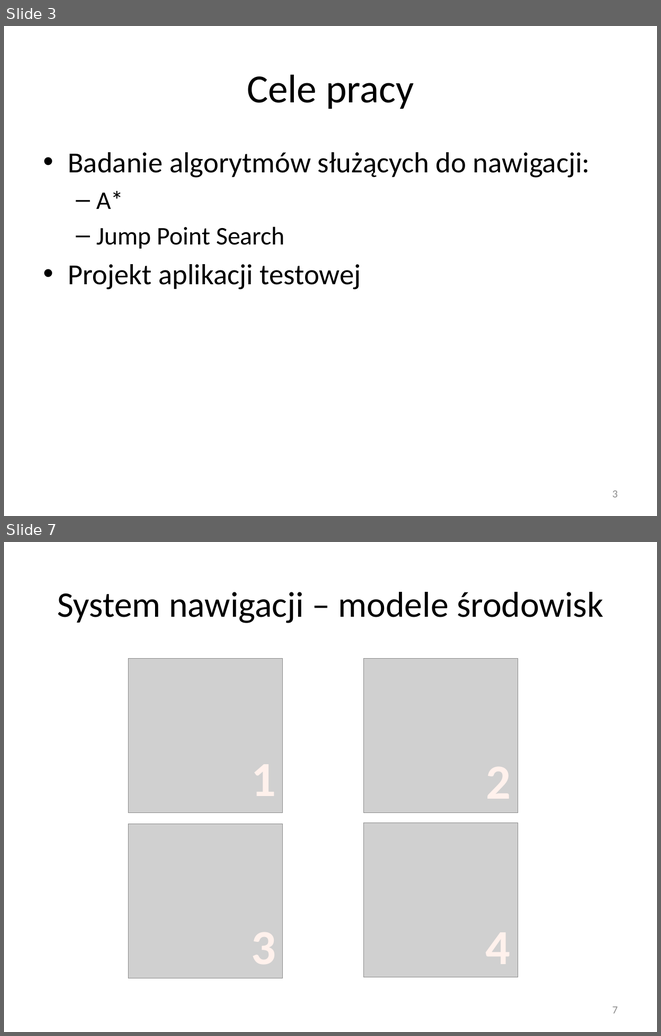
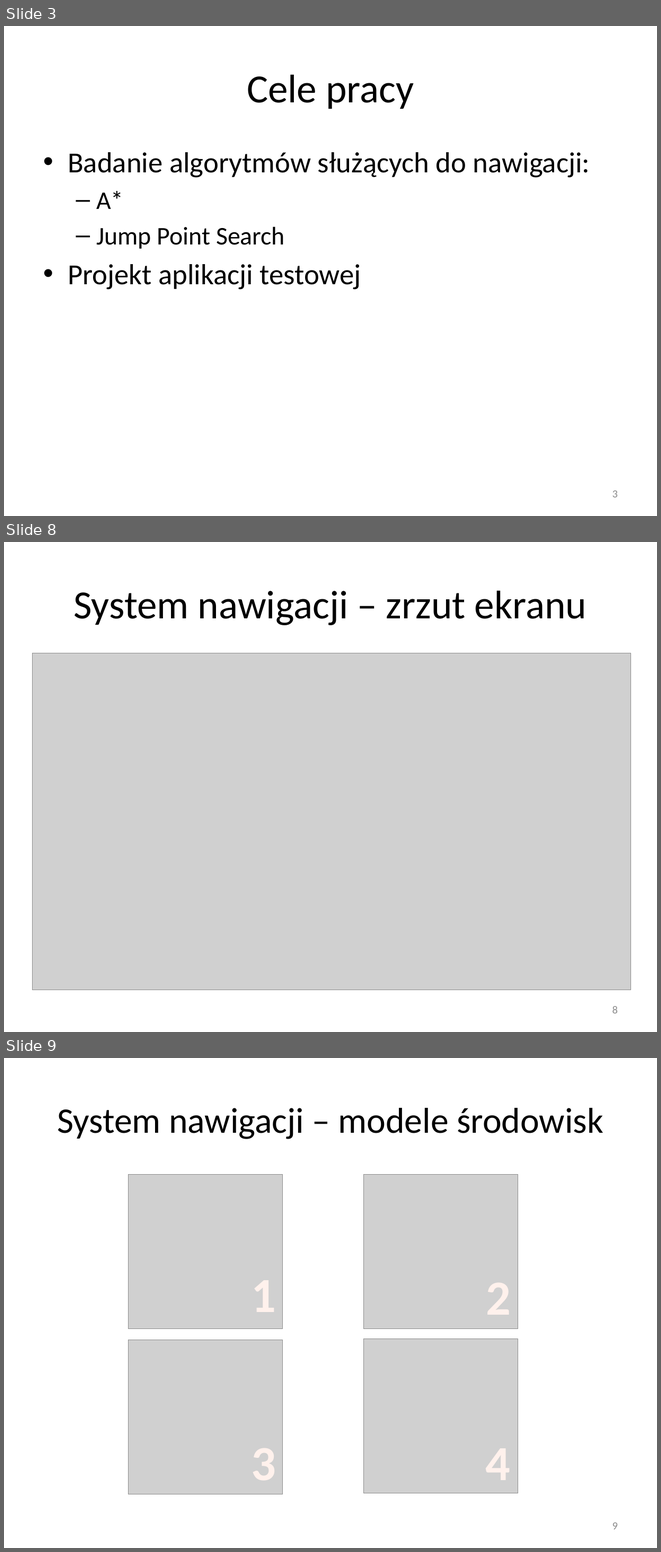
Before and after one commit to sskullgra/Character-Navigation, a slide deck: Nawigacja w grach komputerowych.pptx. Shown one above the other, each under a label of ours: slides 3 and 7 before the commit, slides 3, 8 and 9 after it; the slides between them are not shown. The pictures are 661x1036 and 661x1552 pixels, drawn with LibreOffice and Linux fonts; fonts in the diff are those of the drawing; grey boxes stand for pictures. Boxes give left, top, right and bottom in pixels: in the first picture for what was removed or moved away, otherwise in the second. Text is boxed around its words. In the diff, an @@ line names an element or a change of style, - is before the commit and + after.

```diff
--- a/Nawigacja w grach komputerowych.pptx
+++ b/Nawigacja w grach komputerowych.pptx
@@ slide 8 added at (x1=4, y1=542, x2=657, y2=1032), background #FFFFFF @@
@@ title added at (x1=73, y1=590, x2=586, y2=625), 44 pt, text #000000 @@
+System nawigacji – zrzut ekranu
@@ picture added at (x1=32, y1=653, x2=630, y2=990) @@
@@ page number added at (x1=612, y1=1006, x2=618, y2=1013), 12 pt, text #8C8C8C @@
+8
@@ what was slide 7 is now slide 9 @@
@@ page number at (x1=612, y1=1522, x2=618, y2=1529): text changed @@
-7
+9
```
Also in this commit, not shown: 3 slides changed, 1 other slide added.
